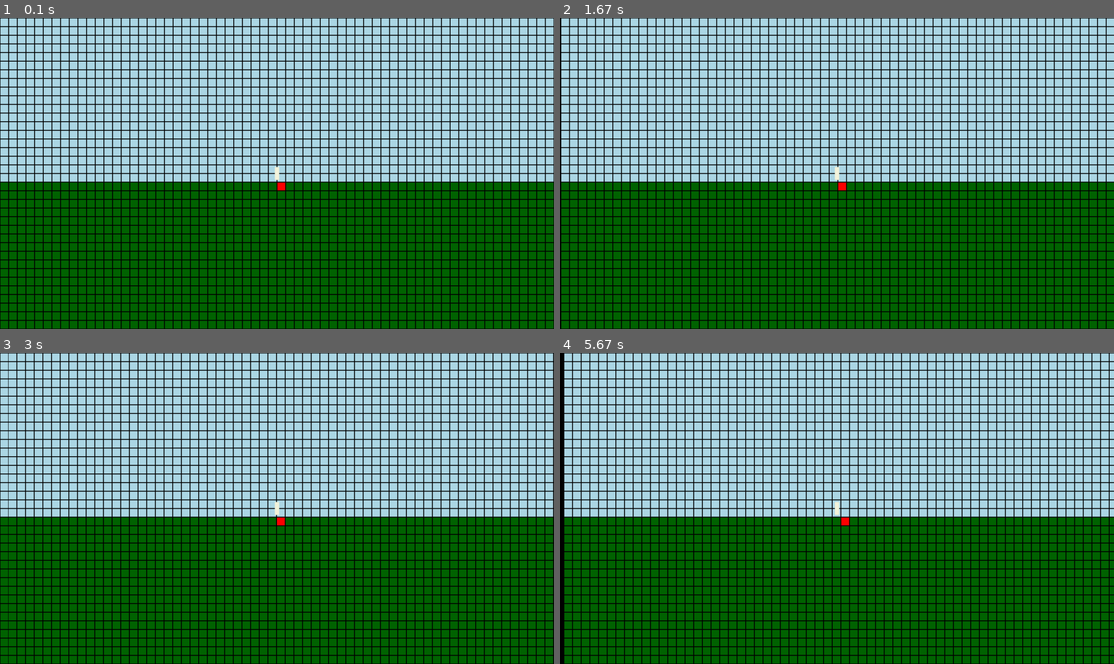
Above: before the commit, frames 1-4 (two rows, left to right).
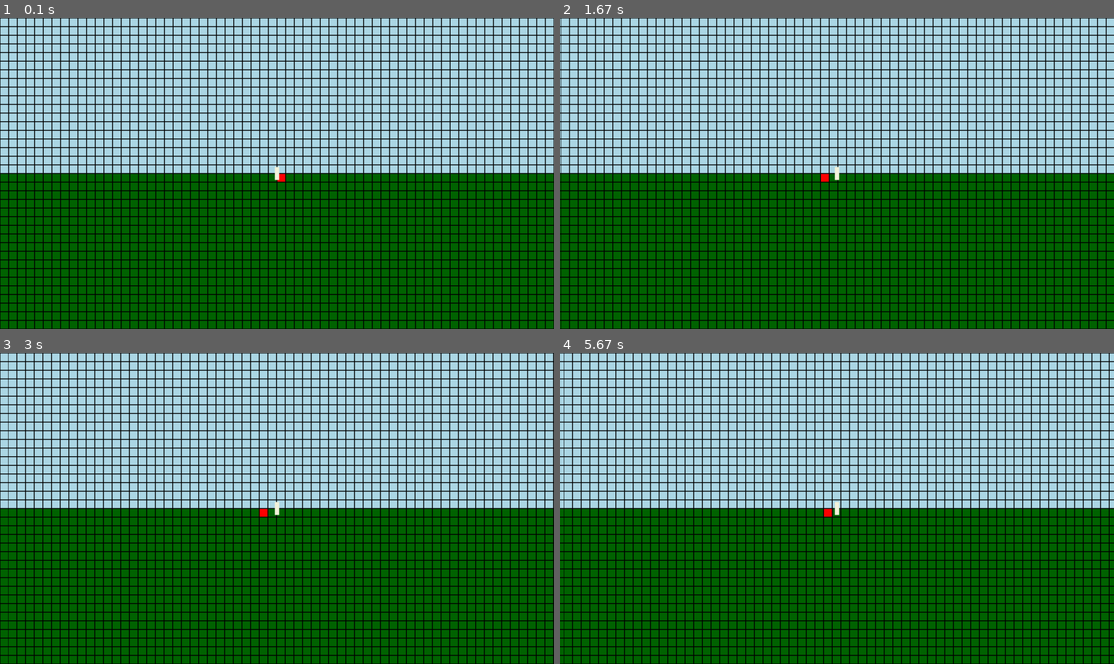
Above: after the commit, the same moments.

Repository: fuyther/pygame_project
Game: pygame game, started from main.py
Same seed, same stepped clock (60 frames per second), same inputs: the game is played once before the commit and once after it.
Inputs:
- Up to frame 1 (0.1 s): no input
- Up to frame 2 (1.67 s): hold D 0.33-0.8 s; hold D 0.83-1.3 s; hold A from 1.33 s (still down)
- Up to frame 3 (3 s): release A at 1.87 s; hold A 1.9-2.3 s; hold D 2.33-2.97 s
- Up to frame 4 (5.67 s): hold A 3-3.47 s; hold D 3.5-3.97 s; hold D 4-4.47 s; hold A 4.5-5.03 s; hold A 5.07-5.47 s; hold D from 5.5 s (still down)

The runs differ from the first frame. In frame 1, 2.7% of the frame differs, in the area x 0-100%, y 50-56%; in frame 2, 2.9%; in frame 3, 2.7%; in frame 4, 3.4%, in the area x 0-100%, y 0-100%.

Commit message:
block_adding_semi-fixed

Diff:
--- a/main.py
+++ b/main.py
@@ -7,22 +7,10 @@
         self.table = np.zeros(1000000, dtype=int)  # заполняем воздухом
         self.table[500000:] = np.ones(500000, dtype=int)  # добавляем землю
         self.table = self.table.reshape(1000, 1000)  # превращаем ее в двумерный массив
-        self.lst_objects = []  # на будущее
-        self.border = self.table[
-                      int(500 - (360 + 20) / 20) // 1: int(500 + (360 - 20) / 20) // 1,
-                      # Та часть мира которая будет прорисововатся
-                      int(500 - 640 / 20)//1: int(500 + 640 / 20)//1
-                      ]
+        self.lst_objects = {}  # на будущее
 
-    def update(self, x, y):
-        self.border = self.table[
-                      int(int(500 - (360 + 20) / 20) // 1 - y // 20): int(int(500 + (360 - 20) / 20) // 1 - y // 20),
-                      # Ее изменение
-                      int(x//20+int(500 - 640 / 20)//1): int(x//20+int(500 + 640 / 20)//1)
-                      ]
-
-    def append(self, obj):
-        self.lst_objects.append(obj)
+    def append(self, key, obj):
+        self.lst_objects[key] = obj
 
 
 class Object:
@@ -65,24 +53,25 @@
 clock = pygame.time.Clock()
 screen.fill((255, 255, 255))
 world1 = World()
-world1.append(main_char)
+world1.append("main_char", (main_char, main_char.x + 500*20, - main_char.y + 500*20))
 running = True
 world1.table[500][500] = 2
 # запуск
 while running:
+    screen.fill((0, 0, 0))
     # проверка на то что игрок стоит на земле или же в воздухе
     try:
-        if world1.table[500 - ov_mod(main_char.y / 20)][int(main_char.x / 20) + 500] == 1:
+        if world1.table[500 - int(main_char.y / 20)][ov_mod(main_char.x / 20) + 500] == 1:
             main_char.status = "on_ground"
             main_char.a_v = 0
             main_char.v_v = 0
             main_char.hp -= main_char.v_v // 40
             if main_char.hp < 0:
                 main_char.hp = 0
-        elif world1.table[500 - ov_mod(main_char.y / 20)][int(main_char.x / 20) + 500] == 0:
+        elif world1.table[500 - ov_mod(main_char.y / 20)][ov_mod(main_char.x / 20) + 500] == 0:
             main_char.status = "in_air"
             # его вертикальное ускорение = g
-            main_char.a_v = 0 - 9.8 * 20
+            main_char.a_v = 0 - 9.8 * 30
     except IndexError:
         pass
     for event in pygame.event.get():
@@ -107,9 +96,9 @@
                 main_char.v_h = 0
                 main_char.a_h = 0
         if event.type == pygame.MOUSEBUTTONDOWN:
-            cell = int(500 - 360 / 20) // 1 + int(event.pos[1] / 20), int(event.pos[0]/20) + int(500 - 640 / 20)//1
-            if world1.table[cell[0], cell[1]] == 0:
-                world1.table[cell[0], cell[1]] = 1
+            cell = ov_mod(world1.lst_objects["main_char"][1] + event.pos[0] - 640)//20, ov_mod(world1.lst_objects["main_char"][2] + event.pos[1] - 360)//20
+            if world1.table[cell[1], cell[0]] == 0:
+                world1.table[cell[1], cell[0]] = 1
     try:
         if main_char.a_h != 0 or main_char.v_h != 0:
             # ограничение в скорости 40 метров в секунду или 800 пикселей в с
@@ -121,8 +110,6 @@
             # уравнение горизонтальной скорости
             main_char.x = main_char.x + main_char.v_h * clock.get_time()/1000 +\
                 (main_char.a_h * ((clock.get_time()/1000) ** 2)) / 2
-            # изменение границ мира
-            world1.update(main_char.x, main_char.y)
         # тоже самое только для вертикальной оси
         if main_char.a_v != 0 or main_char.v_v != 0:
             if abs(main_char.v_v) >= 800:
@@ -131,7 +118,7 @@
                 main_char.v_v = main_char.v_v + main_char.a_v * clock.get_time() / 1000
             main_char.y = main_char.y + main_char.v_v * clock.get_time() / 1000 + \
                 (main_char.a_v * ((clock.get_time() / 1000) ** 2)) / 2
-            world1.update(main_char.x, main_char.y)
+        world1.lst_objects["main_char"] = (main_char, main_char.x + 500*20, - main_char.y + 500*20)
     except IndexError:
         pass
     # для упрошения кода
@@ -139,19 +126,20 @@
     ch_w = main_char.weight
     ch_h = main_char.height
     # прорисовка мира
-    for index, row in enumerate(world1.border):
-        for jandex, block in enumerate(row):
-            if block == 1:
-                pygame.draw.rect(screen, pygame.Color("dark green"),
-                                 ((-main_char.x % 20) + jandex * 20, ((main_char.y % 20) + index * 20), 20, 20))
-            elif block == 0:
+    for i in range(38):
+        for j in range(66):
+            cell = world1.table[ov_mod(world1.lst_objects["main_char"][2] / 20) + (i - 19)][
+                ov_mod(world1.lst_objects["main_char"][1] / 20) + (j - 33)]
+            if cell == 1:
+                pygame.draw.rect(screen, pygame.Color("dark green"), (int((j - 1)*20 - main_char.x % 20), int((i - 1)*20 + main_char.y % 20), 20, 20))
+            elif cell == 2:
+                pygame.draw.rect(screen, (255, 0, 0),
+                                 (int((j - 1) * 20 - main_char.x % 20), int((i - 1) * 20 + main_char.y % 20), 20, 20))
+            else:
                 pygame.draw.rect(screen, pygame.Color("light blue"),
-                                 ((-main_char.x % 20) + jandex * 20, ((main_char.y % 20) + index * 20), 20, 20))
-            else:  # это было сделано для того чтоб понимать если что то будет не так с первой и следюующим кадром
-                pygame.draw.rect(screen, pygame.Color("red"),
-                                 ((-main_char.x % 20) + jandex * 20, ((main_char.y % 20) + index * 20), 20, 20))
-            pygame.draw.rect(screen, pygame.Color("black"),
-                             ((-main_char.x % 20) + jandex * 20, ((main_char.y % 20) + index * 20), 20, 20), 1)
+                                 (int((j - 1) * 20 - main_char.x % 20), int((i - 1) * 20 + main_char.y % 20), 20, 20))
+            pygame.draw.rect(screen, (0, 0, 0),
+                             (int((j - 1) * 20 - main_char.x % 20), int((i - 1) * 20 + main_char.y % 20), 20, 20), 1)
     # отрисовка персонажа
     pygame.draw.rect(screen, main_char.color, (w // 2 - ch_w // 2, h // 2 - ch_h // 2, ch_w, ch_h))
     pygame.display.flip()
